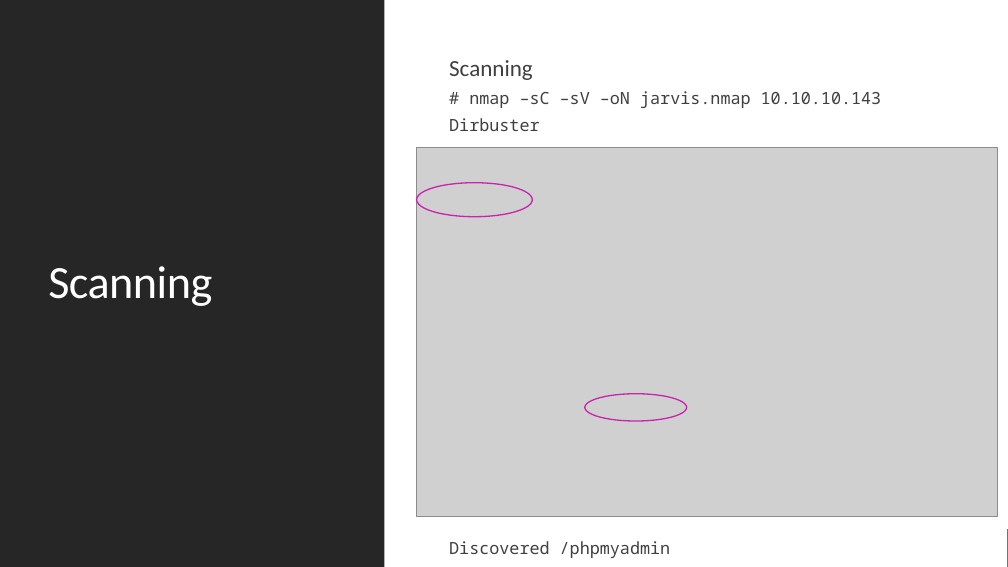
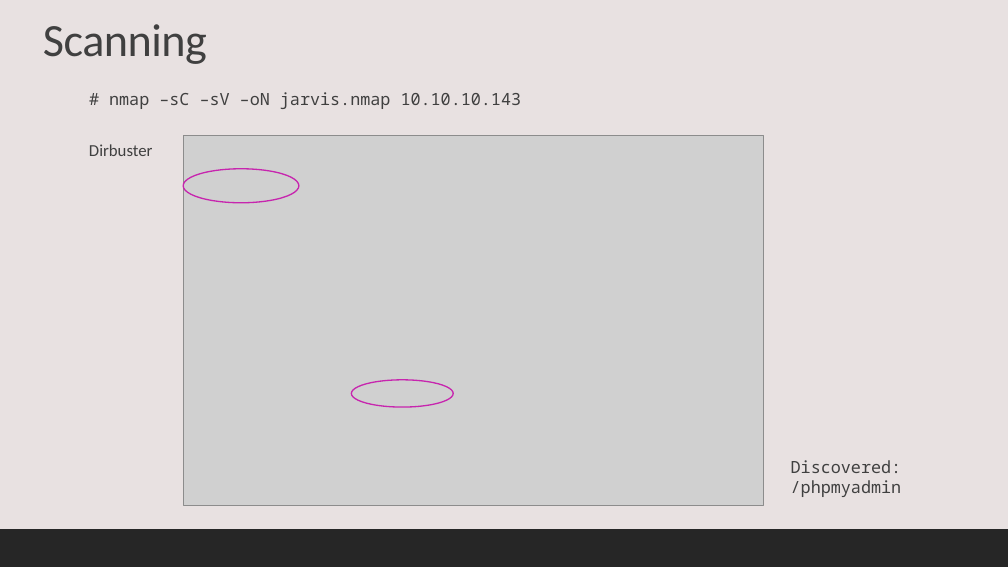
Before and after one commit to jwkidd3/hacking_workshop, a slide deck: slide 2 of Hacking_jarvis.pptx. Drawn at 1008x567 pixels with LibreOffice and Linux fonts; fonts in the diff are those of the drawing; grey boxes stand for pictures; background and template pictures are left out. Boxes give left, top, right and bottom in pixels: in the first picture for what was removed or moved away, otherwise in the second. Text is boxed around its words. In the diff, an @@ line names an element or a change of style, - is before the commit and + after.

```diff
--- a/Hacking_jarvis.pptx
+++ b/Hacking_jarvis.pptx
@@ background #FFFFFF to picture (left out) @@
@@ title "Scanning": place and size @@
-title "Scanning" at <box>48,266,212,306</box>
+title "Scanning" at <box>43,24,207,64</box>
@@ title "Scanning" at <box>43,24,207,64</box>: text colour #FFFFFF to #404040; alignment left to right @@
@@ rectangle removed at <box>0,0,1008,567</box> @@
@@ rectangle removed at <box>0,0,384,567</box> @@
@@ text "# nmap –sC –sV –oN ...": place and size @@
-text "# nmap –sC –sV –oN ..." at <box>449,60,882,558</box>
+text "# nmap –sC –sV –oN ..." at <box>109,92,522,109</box>
@@ text at <box>449,60,533,80</box>: paragraph removed @@
-  Scanning
@@ text at <box>449,118,671,558</box>: paragraphs removed @@
-  Dirbuster
-  Discovered /phpmyadmin
@@ text added at <box>89,144,153,156</box>, 16 pt, text #404040 @@
+  Dirbuster
@@ picture: place and size @@
-picture at <box>417,147,997,517</box>
+picture at <box>183,135,764,505</box>
@@ ellipse: place and size @@
-ellipse at <box>417,183,532,217</box>
+ellipse at <box>183,169,299,203</box>
@@ ellipse: place and size @@
-ellipse at <box>585,394,687,421</box>
+ellipse at <box>352,380,454,407</box>
@@ text added at <box>791,460,902,497</box>, 16 pt, text #404040 @@
+  Discovered:
+  /phpmyadmin
```
Also in this commit, not shown: 3 other slides changed, 5 slides added, 6 slides removed, 4 other files.
